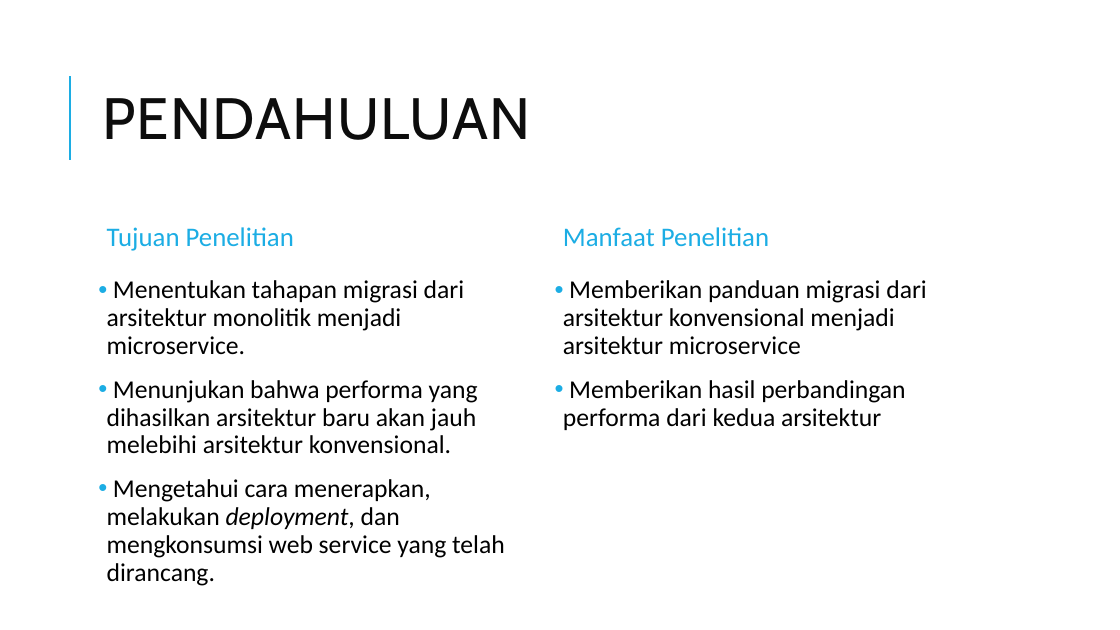
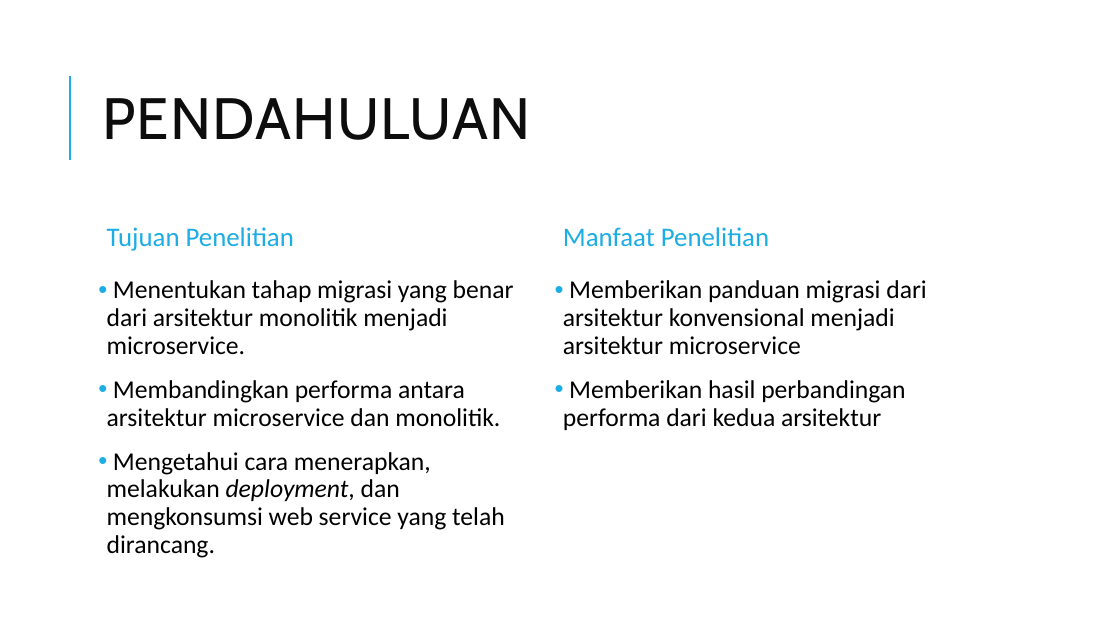
Before and after one commit to edriclaksaputra/tugasakhir, a slide deck: slide 4 of PPT.pptx. Drawn at 1120x630 pixels with LibreOffice and Linux fonts; fonts in the diff are those of the drawing. Boxes give left, top, right and bottom in pixels: in the first picture for what was removed or moved away, otherwise in the second. Text is boxed around its words. In the diff, an @@ line names an element or a change of style, - is before the commit and + after.

```diff
--- a/PPT.pptx
+++ b/PPT.pptx
@@ text at bbox=[107, 280, 514, 427]: text changed @@
-• Menentukan tahapan migrasi dari arsitektur monolitik menjadi microservice.
-• Menunjukan bahwa performa yang dihasilkan arsitektur baru akan jauh melebihi arsitektur konvensional.
+• Menentukan tahap migrasi yang benar dari arsitektur monolitik menjadi microservice.
+• Membandingkan performa antara arsitektur microservice dan monolitik.
```
Also in this commit, not shown: 12 other slides changed, 3 slides added, 1 slide removed, 5 other files.
